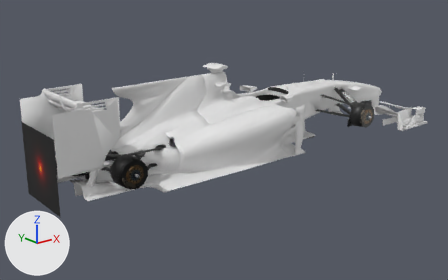
What one commit did to the COLLADA model workspace/src/ackermman_ROS2/models/f1_renault_ackerman/Renault/chasis.dae.
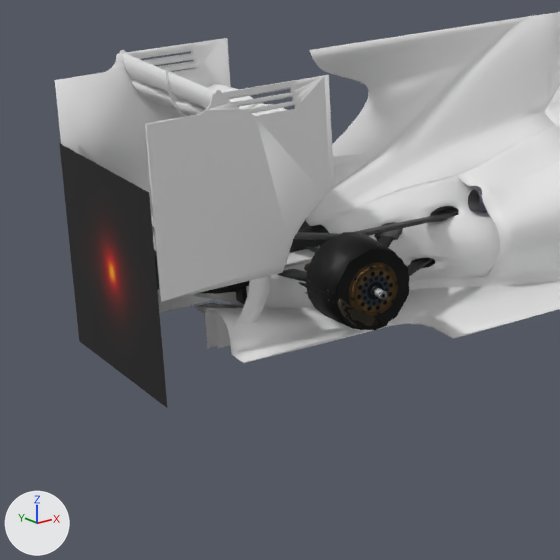
There are two pictures of each version: one whole from a 50 mm camera at (-1.112, -1.0, 0.433) aimed at (-0.304, 0.01, 0.029), one close up on the part from 0% to 45% of the width and 25% to 97% of the height. The axes (+X, +Y, +Z) are drawn at lower left. The lights are the same throughout. Where no turn or scale is listed for an object, it has been applied to the vertices.
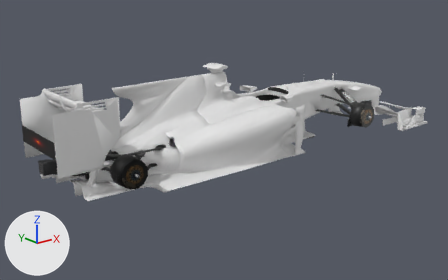
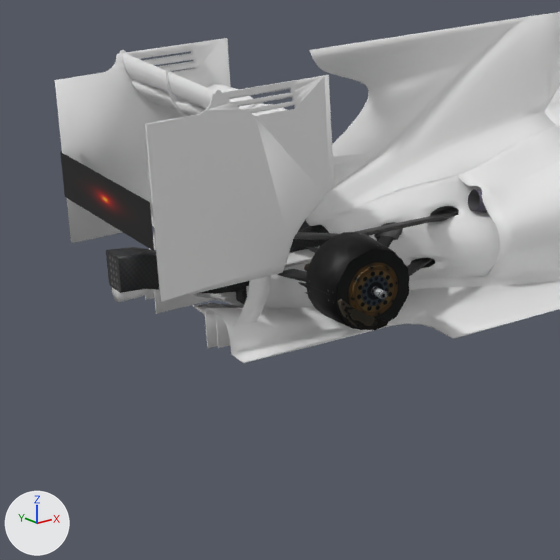
The newer file is also rescaled (x1.1) as a whole; pictures and numbers use the older file's frame.

Pixel boxes (x1, y1, x2, y2) of what changed, in the close-ups (560 x 560 px):
'object__25', moved, rescaled (13% narrower, 62% shorter)
    before: (59, 143, 167, 408)
    after: (60, 152, 154, 251)
'object__38.001', unchanged, uncovered by the edit
    after: (337, 250, 410, 330)
'object__38', unchanged, covered by the edit
    before: (337, 250, 410, 330)

The edits, one by one:
Object 'object__25' (ob_object__25) moves from (-0.2669, 0.0, 0.0) to (-0.2669, 0.0, 0.0955).
Object 'object__25' (ob_object__25) is rescaled from (0.187, 0.187, 0.187) to (0.187, 0.187, 0.0415).
